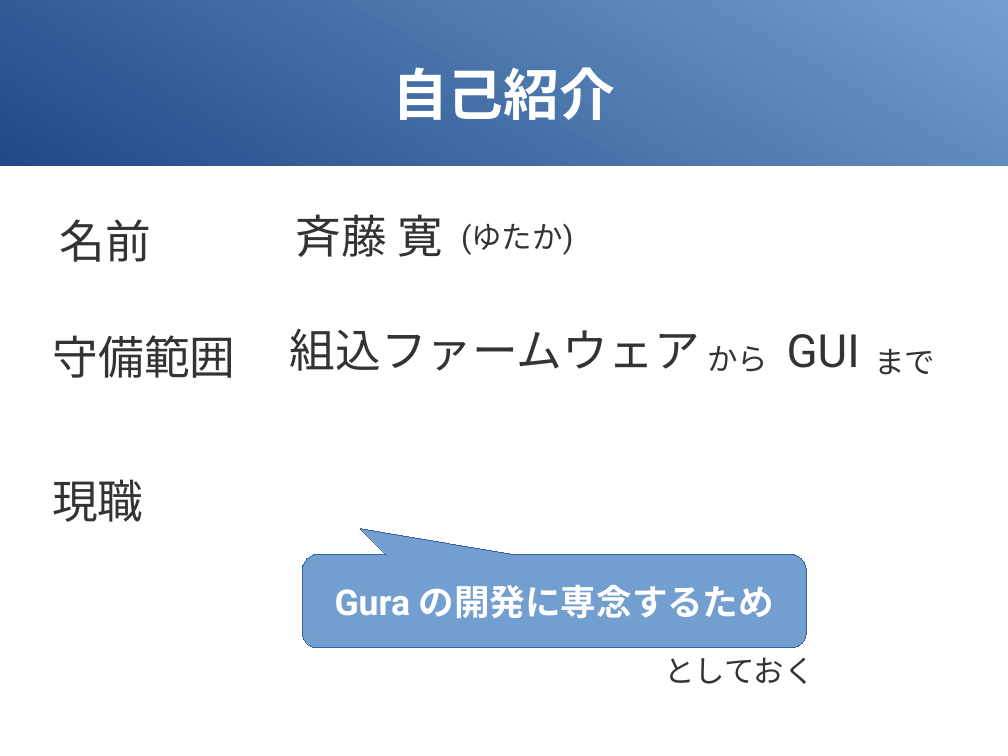
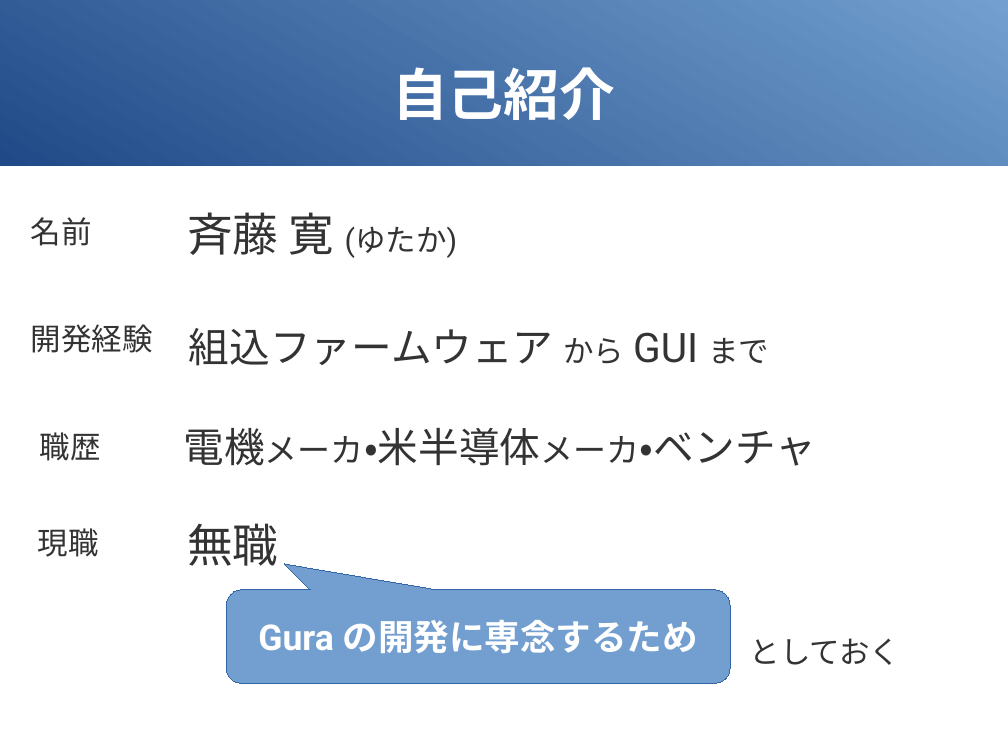
Before and after one commit to gura-lang/gura-doc, a slide deck: slide 2 of presentation/gura-introduction.odp. Drawn at 1008x756 pixels with LibreOffice and Linux fonts; fonts in the diff are those of the drawing. Boxes give left, top, right and bottom in pixels: in the first picture for what was removed or moved away, otherwise in the second. Text is boxed around its words. In the diff, an @@ line names an element or a change of style, - is before the commit and + after.

```diff
--- a/presentation/gura-introduction.odp
+++ b/presentation/gura-introduction.odp
@@ text "名前": place and size @@
-text "名前" at box(59, 219, 150, 262)
+text "名前" at box(31, 217, 92, 246)
@@ text "名前" at box(31, 217, 92, 246): size 36 to 24 pt @@
@@ text at box(187, 212, 457, 258): text changed; size 36 to 24 pt @@
-斉藤 寛
+斉藤 寛 (ゆたか)
@@ text removed at box(461, 224, 573, 255) @@
-(ゆたか)
@@ text added at box(31, 324, 153, 353), 24 pt, text #333333 @@
+開発経験
@@ text at box(189, 328, 769, 366): text changed; size 36 to 32 pt @@
-組込ファームウェア
+組込ファームウェア から GUI まで
@@ text removed at box(53, 335, 236, 378) @@
-守備範囲
@@ text removed at box(707, 346, 768, 371) @@
-から
@@ text removed at box(787, 334, 860, 368) @@
-GUI
@@ text removed at box(874, 348, 935, 375) @@
-まで
@@ text added at box(40, 432, 101, 461), 24 pt, text #333333 @@
+職歴
@@ text added at box(184, 428, 816, 466), 32 pt, text #333333 @@
+電機メーカ・米半導体メーカ・ベンチャ
@@ text "現職" at box(38, 528, 99, 557): size 36 to 24 pt @@
@@ text "現職": place and size @@
-text "現職" at box(52, 479, 143, 522)
+text "現職" at box(38, 528, 99, 557)
@@ text added at box(187, 523, 278, 566), 36 pt, text #333333 @@
+無職
@@ rounded speech box "Gura の開発に専念するため": place and size @@
-rounded speech box "Gura の開発に専念するため" at box(303, 554, 807, 648)
+rounded speech box "Gura の開発に専念するため" at box(226, 590, 730, 683)
@@ text "としておく": place and size @@
-text "としておく" at box(664, 657, 815, 684)
+text "としておく" at box(750, 638, 901, 665)
```
Also in this commit, not shown: 1 other slide changed, 6 slides added, 2 slides removed, 1 other file.
